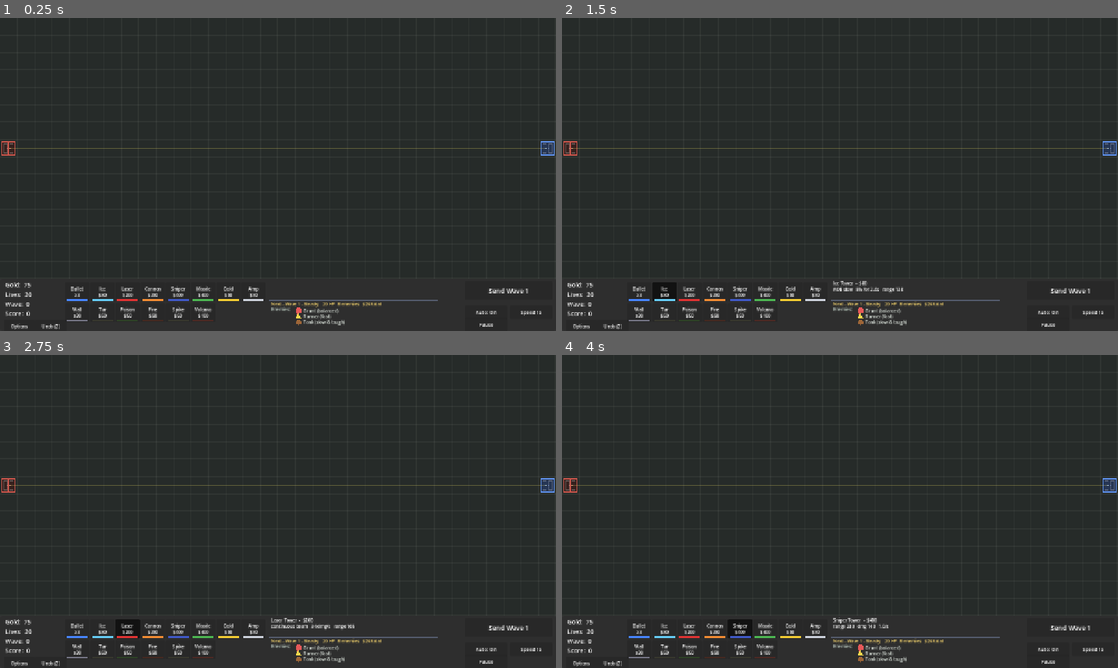
Above: before the commit, frames 1-4 (two rows, left to right).
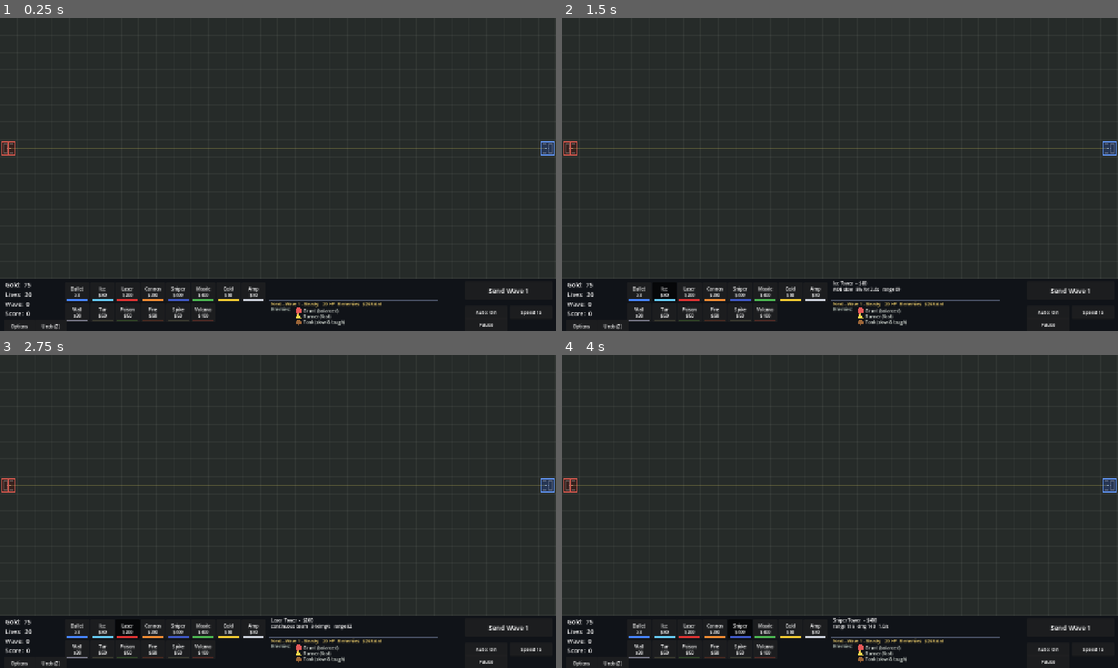
Above: after the commit, the same moments.

Repository: IronWolve/SimpleTowerDefense
Game: Godot game, scene res://scenes/main.tscn
The game is run twice, just before and just after one commit, with the same random seed, the same clock (stepped at 60 frames per second) and the same inputs.
Inputs:
- Up to frame 1 (0.25 s): no input
- Up to frame 2 (1.5 s): click "Bullet x3" at 0.5 s; click "Ice $80" at 1.25 s
- Up to frame 3 (2.75 s): click "Laser $200" at 2 s
- Up to frame 4 (4 s): click "Cannon $200" at 2.75 s; click "Sniper $400" at 3.5 s

The runs differ from the first frame. In frame 1, 9.8% of the frame differs, in the area x 0-100%, y 83-100%; in frame 2, 9.7%; in frame 3, 9.6%; in frame 4, 9.7%.

Commit message:
Rename to "Simple Tower Defense 2D" + backports from 3D + hygiene files
Rename
- "Simple Tower Defense" -> "Simple Tower Defense 2D" across hud.gd APP_NAME,
  project.godot config/name, export_presets product_name/file_description,
  README heading and RELEASES top blurb.

Hotkeys (matches 3D layout)
- Q upgrade once, W +10 levels, E +100 levels, Shift+E max (pour all gold)
- D deletes the piece under the cursor; F toggles mass-delete
- new level.upgrade_selected_n(n) and level.delete_hovered()
- mass-delete toast says "F / right-click" to match the new key
- HELP_TEXT keys legend refreshed

Speed cycle
- adds 500x step between 100x and 1000x

Gameplay backports
- Boss leak damage: beetles/spiders cost 5 lives, turtles 8 (was 1)
  (wave_manager.BOSS_LEAK + line in _spawn_boss; enemy.leak_damage already there)
- Visual shot throttle: VISUAL_SHOT_INTERVAL 0.22s caps visible projectiles per
  tower; extra shots between hit instantly (full damage). Keeps high fire rate
  from reading as a solid stream.
- Bullets take the tower's body color instead of the per-type bullet_color
  (the old palette overlapped: missile + cannon both orange, etc.)
- Range rebalance: base ranges halved (Bullet 150->75 etc.), range grows every
  2 levels (was every 1), RANGE_CAP lowered per type (Bullet/Ice 160,
  Cannon 180, Laser 200, Missile 220, Sniper 300).

HUD
- bar Panel gets a solid dark StyleBoxFlat so it reads against the v48 graphics
  (the default theme had gone too see-through)
- HELP_TEXT: Controls paragraph mentions Q/W/E/Shift+E; Towers section gains a
  line about range growth and per-type caps; Enemies & Waves notes the new
  boss leak costs.

Project hygiene
- LICENSE: MIT with a separately-fenced "friendly note" asking forks to drop
  me a line on GitHub. The note explicitly says it's not part of the license,
  so license-detection tools still see canonical MIT.
- README License section mirrors the same polite ask.
- CHECKLIST.md: living regression + parity checklist (gameplay numbers,
  controls, HUD, save/load, perf gates, cross-project parity table,
  build/release steps). Mirrored in tower_defense_3d/.
- TODO.md: blank scratchpad for ideas, balance-to-test, polish, known issues.

Not a release: APP_VERSION stays v48, no RELEASES entry, no tag.

Co-Authored-By: Claude Opus 4.7 (1M context) <noreply@anthropic.com>

Diff:
--- a/project.godot
+++ b/project.godot
@@ -5,7 +5,7 @@
 
 [application]
 
-config/name="Tower Defense"
+config/name="Simple Tower Defense 2D"
 config/features=PackedStringArray("4.6", "GL Compatibility")
 run/main_scene="res://scenes/main.tscn"
 
--- a/scripts/hud.gd
+++ b/scripts/hud.gd
@@ -4,18 +4,18 @@
 ## Placed pieces use a floating popup for upgrade/sell.
 
 const BAR_Y := 600.0
-const APP_NAME := "Simple Tower Defense"
+const APP_NAME := "Simple Tower Defense 2D"
 const APP_VERSION := "v48"
 const BUY_TYPES := ["tower", "ice", "laser", "cannon", "sniper", "missile",
 	"gold", "amplifier",
 	"wall", "tar_trap", "poison_trap", "fire_trap", "spike_trap", "volcano_trap"]
-const SPEEDS := [0.25, 0.5, 1.0, 2.0, 4.0, 8.0, 10.0, 16.0, 20.0, 50.0, 100.0, 1000.0]
+const SPEEDS := [0.25, 0.5, 1.0, 2.0, 4.0, 8.0, 10.0, 16.0, 20.0, 50.0, 100.0, 500.0, 1000.0]
 const _H := "[font_size=17][color=#99a3d1][b]"
 const _HE := "[/b][/color][/font_size]\n"
 const HELP_TEXT := _H + "Controls" + _HE + \
-"""Mouse wheel zooms; hold middle button and drag to pan whe …(245 unchanged characters)… evels at once (stops when gold runs out); select a tower/trap and press Q to pour all your remaining gold into maxing it  …(82 unchanged characters)…
-
-[b]Keys:[/b] [color=#f2d26b][b]Space[/b][/color] pauses, [co …(143 unchanged characters)…  waves, [color=#f2d26b][b]Q[/b][/color] maxes out the selected tower, [color=#f2d26b][b]D[/b][/color] toggles mass-delete (left-d …(227 unchanged characters)…
+"""Mouse wheel zooms; hold middle button and drag to pan whe …(245 unchanged characters)… evels at once (stops when gold runs out). With a tower/trap selected: Q upgrades it once, W +10 levels, E +100, Shift+E pours all your remaining gold into maxing it  …(82 unchanged characters)…
+
+[b]Keys:[/b] [color=#f2d26b][b]Space[/b][/color] pauses, [co …(143 unchanged characters)…  waves, [color=#f2d26b][b]Q[/b][/color] upgrades the selected tower once, [color=#f2d26b][b]W[/b][/color] +10 levels, [color=#f2d26b][b]E[/b][/color] +100 levels, [color=#f2d26b][b]Shift+E[/b][/color] spends all gold maxing it, [color=#f2d26b][b]D[/b][/color] deletes the piece under the cursor, [color=#f2d26b][b]F[/b][/color] toggles mass-delete (left-d …(227 unchanged characters)…
 
 """ + _H + "Goal" + _HE + \
 """Build a maze of walls to route enemies toward your towers and defend. Enemies that reach the exit cost lives - the run ends at zero. The game is endless; survive as long as you can. Best wave / score is shown on the game-over screen.
@@ -24,13 +24,13 @@
 """Buy pieces from the bottom bar. Place a tower on a wall to replace it. Left-click a placed piece to upgrade, right-click to sell. Gold comes from kills. A wave won't start unless enemies have a path out.
 
 """ + _H + "Towers" + _HE + \
-"""Bullet and Sniper fire single shots; Cannon and Missile d …(110 unchanged characters)… ge is slowed on each pulse (no damage). Two support towers don't attack: Gold Mi …(289 unchanged characters)…
+"""Bullet and Sniper fire single shots; Cannon and Missile d …(110 unchanged characters)… ge is slowed on each pulse (no damage). Range starts modest and grows every 2 levels up to per-type caps (Bullet/Ice 160, Cannon 180, Laser 200, Missile 220, Sniper 300) - damage and fire rate keep scaling past that, so coverage matters early and DPS late. Two support towers don't attack: Gold Mi …(289 unchanged characters)…
 
 """ + _H + "Traps" + _HE + \
 """Tar slows, Spike damages on contact, Poison and Fire burn over time (Poison also makes enemies take extra damage from everything), Volcano erupts every second and damages every enemy in its area.
 
 """ + _H + "Enemies & Waves" + _HE + \
-"""Runners are fast and resist Poison; Tanks are slow, tough …(439 unchanged characters)… ave) that get tougher every boss level. Auto sends waves for you. With the 30s r …(87 unchanged characters)…
+"""Runners are fast and resist Poison; Tanks are slow, tough …(439 unchanged characters)… ave) that get tougher every boss level. Bosses leaking actually hurts: beetles and spiders cost 5 lives, turtles 8 (normal enemies still cost 1). Auto sends waves for you. With the 30s r …(87 unchanged characters)…
 
 """ + _H + "Modifiers (Options)" + _HE + \
 """Toggle in Options: Hard mode (no bonus lives, 40% less starting gold), Unlimited lives / money, No-cost walls, 30s r …(223 unchanged characters)…
@@ -158,10 +158,24 @@
 		KEY_Z:
 			_on_undo_pressed()
 		KEY_Q:
-			# Spend all gold maxing out the selected tower/trap.
+			# Upgrade the selected tower/trap once.
 			if level != null:
-				level.max_upgrade_selected()
+				level.upgrade_selected()
+		KEY_W:
+			# Upgrade the selected tower/trap up to 10 levels.
+			if level != null:
+				level.upgrade_selected_n(10)
+		KEY_E:
+			if level != null:
+				if event.shift_pressed:
+					level.max_upgrade_selected()  # Shift+E: pour all gold into it
+				else:
+					level.upgrade_selected_n(100)  # E: +100 levels
 		KEY_D:
+			# Delete the piece currently under the cursor (quick single delete).
+			if level != null:
+				level.delete_hovered()
+		KEY_F:
 			# Toggle mass-delete mode (left-drag removes pieces; Alt = line).
 			if level != null:
 				level.toggle_delete_mode()
@@ -304,6 +318,13 @@
 	var bar := Panel.new()
 	bar.position = Vector2(0, BAR_Y)
 	bar.size = Vector2(1280, 120)
+	# Solid dark backing so the bar reads as a separate UI strip against the
+	# newly brighter board graphics (the default Panel theme was too see-through).
+	var sb := StyleBoxFlat.new()
+	sb.bg_color = Color(0.06, 0.07, 0.09, 0.98)
+	sb.border_color = Color(0.32, 0.36, 0.46, 0.85)
+	sb.border_width_top = 1
+	bar.add_theme_stylebox_override("panel", sb)
 	add_child(bar)
 
 	_gold_label = _make_label(Vector2(12, 4), 14)
--- a/scripts/level.gd
+++ b/scripts/level.gd
@@ -159,8 +159,25 @@
 		if s.type == "gold" or s.type == "amplifier":  # gold-enhanced total may change
 			hud._update_wave_info()
 
+## Upgrade the selected tower/trap up to `n` times (bound to W=10, E=100 in the
+## HUD). Stops early at the level cap or when gold runs out.
+func upgrade_selected_n(n: int) -> void:
+	var s := _selected
+	if s == null or not is_instance_valid(s) or not (s is Tower or s is Trap):
+		if hud != null:
+			hud.show_toast("Select a tower or trap first", 2.0)
+		return
+	if not s.can_upgrade():
+		if hud != null:
+			hud.show_toast("%s is already maxed" % s.display_name(), 2.0)
+		return
+	var before := GameState.gold
+	_bulk_upgrade(s, n)
+	if hud != null and not GameState.unlimited_money and before == GameState.gold:
+		hud.show_toast("Not enough gold to upgrade", 2.0)
+
 ## Spend all available gold upgrading the currently-selected tower/trap (bound
-## to Q in the HUD). Stops at the piece's level cap or when gold runs out.
+## to Shift+E in the HUD). Stops at the piece's level cap or when gold runs out.
 func max_upgrade_selected() -> void:
 	var s := _selected
 	if s == null or not is_instance_valid(s) or not (s is Tower or s is Trap):
@@ -1267,7 +1284,18 @@
 	if hud != null:
 		hud.dismiss_popup()
 
-## Toggle mass-delete mode (bound to D). On entry, drop any selection so the
+## Delete the piece under the cursor (bound to D). If a tower/trap is selected,
+## removes that; otherwise removes whatever is in the hovered cell.
+func delete_hovered() -> void:
+	if _selected != null and is_instance_valid(_selected):
+		_remove_structure(_selected)
+		if hud != null:
+			hud.dismiss_popup()
+		return
+	if in_bounds(_hover_cell):
+		_remove_at(_hover_cell)
+
+## Toggle mass-delete mode (bound to F). On entry, drop any selection so the
 ## delete drag has the board to itself; toasts the new state.
 func toggle_delete_mode() -> void:
 	_delete_mode = not _delete_mode
@@ -1276,7 +1304,7 @@
 		hud.dismiss_popup()
 		_select_structure(null)
 	if hud != null:
-		hud.show_toast("Mass delete: ON  -  Alt+drag = line, D / right-click to exit"
+		hud.show_toast("Mass delete: ON  -  Alt+drag = line, F / right-click to exit"
 			if _delete_mode else "Mass delete: OFF", 2.5)
 	queue_redraw()
 
--- a/scripts/piece_data.gd
+++ b/scripts/piece_data.gd
@@ -14,42 +14,42 @@
 		"name": "Bullet Tower", "short": "Bullet", "category": "tower", "mode": "shot",
 		"cost": 40, "stock_key": "tower", "blocks": true,
 		"color": Color(0.28, 0.52, 1.0),
-		"range": 150.0, "fire_rate": 1.0, "damage": 13.0,
+		"range": 75.0, "fire_rate": 1.0, "damage": 13.0,
 		"bullet_color": Color(0.45, 0.68, 1.0), "slow": 0.0, "slow_time": 0.0, "aoe_radius": 0.0,
 	},
 	"laser": {
 		"name": "Laser Tower", "short": "Laser", "category": "tower", "mode": "beam",
 		"cost": 200, "stock_key": "", "blocks": true,
 		"color": Color(0.88, 0.20, 0.20),
-		"range": 165.0, "fire_rate": 1.0, "damage": 34.0,
+		"range": 82.5, "fire_rate": 1.0, "damage": 34.0,
 		"bullet_color": Color(1.0, 0.45, 0.40), "slow": 0.0, "slow_time": 0.0, "aoe_radius": 0.0,
 	},
 	"ice": {
 		"name": "Ice Tower", "short": "Ice", "category": "tower", "mode": "slow",
 		"cost": 80, "stock_key": "", "blocks": true,
 		"color": Color(0.40, 0.80, 0.96),
-		"range": 138.0, "fire_rate": 0.6, "damage": 6.0,
+		"range": 69.0, "fire_rate": 0.6, "damage": 6.0,
 		"bullet_color": Color(0.72, 0.95, 1.0), "slow": 0.05, "slow_time": 2.6, "aoe_radius": 0.0,
 	},
 	"cannon": {
 		"name": "Cannon Tower", "short": "Cannon", "category": "tower", "mode": "shot",
 		"cost": 200, "stock_key": "", "blocks": true,
 		"color": Color(0.95, 0.55, 0.20),
-		"range": 145.0, "fire_rate": 0.75, "damage": 24.0,
+		"range": 72.5, "fire_rate": 0.75, "damage": 24.0,
 		"bullet_color": Color(1.0, 0.72, 0.32), "slow": 0.0, "slow_time": 0.0, "aoe_radius": 56.0,
 	},
 	"sniper": {
 		"name": "Sniper Tower", "short": "Sniper", "category": "tower", "mode": "shot",
 		"cost": 400, "stock_key": "", "blocks": true,
 		"color": Color(0.25, 0.35, 0.78),
-		"range": 230.0, "fire_rate": 1.0, "damage": 140.0,
+		"range": 115.0, "fire_rate": 1.0, "damage": 140.0,
 		"bullet_color": Color(0.65, 0.80, 1.0), "slow": 0.0, "slow_time": 0.0, "aoe_radius": 0.0,
 	},
 	"missile": {
 		"name": "Missile Tower", "short": "Missile", "category": "tower", "mode": "shot",
 		"cost": 400, "stock_key": "", "blocks": true,
 		"color": Color(0.30, 0.72, 0.32),
-		"range": 205.0, "fire_rate": 1.0, "damage": 52.0,
+		"range": 102.5, "fire_rate": 1.0, "damage": 52.0,
 		"bullet_color": Color(1.0, 0.62, 0.30), "slow": 0.0, "slow_time": 0.0, "aoe_radius": 82.0,
 	},
 	"gold": {
@@ -119,8 +119,8 @@
 ## can't blanket the whole map. Range and AOE stop growing here; damage, fire
 ## rate and effects keep scaling. Reached at modest levels (L13-26).
 const RANGE_CAP := {
-	"tower": 360.0, "cannon": 320.0, "ice": 320.0,
-	"laser": 360.0, "missile": 440.0, "sniper": 600.0,
+	"tower": 160.0, "cannon": 180.0, "ice": 160.0,
+	"laser": 200.0, "missile": 220.0, "sniper": 300.0,
 }
 ## Splash radius ceilings (also clamps the Amplifier's AOE boost).
 const AOE_CAP := {
@@ -157,11 +157,11 @@
 	if type == "cannon":
 		dmg_mult *= 1.05 * 1.05
 	d["damage"] = d["damage"] * pow(1.0 + dmg_step * n, dmg_exp) * dmg_mult
-	# Range bonus per level reduced 25% (was +20, now +15). Only pieces that
-	# actually have a range grow - support towers (Gold/Amp, base range 0) stay
-	# at 0 so they never sprout a meaningless range circle.
+	# Range grows +15, but only every 2 levels now (n / 2 is integer division),
+	# so it climbs half as fast. Support towers (Gold/Amp, base range 0) stay at
+	# 0 so they never sprout a meaningless range circle.
 	if d["range"] > 0.0:
-		d["range"] = d["range"] + 15.0 * n
+		d["range"] = d["range"] + 15.0 * (n / 2)
 		if RANGE_CAP.has(type):
 			d["range"] = minf(RANGE_CAP[type], d["range"])
 	# Fire rate: per-tower rules.
--- a/scripts/tower.gd
+++ b/scripts/tower.gd
@@ -7,6 +7,12 @@
 const BULLET_STYLE := {"cannon": "ball", "missile": "missile"}
 ## Shared visual style: opaque near-black outline used across every piece.
 const OUTLINE := Color(0.04, 0.04, 0.05)
+
+## Minimum seconds between *visible* projectiles. A fast tower still does full
+## damage every shot, but only spawns a flying bullet this often; the extra
+## shots in between hit instantly. Keeps rapid fire from looking like a solid
+## laser stream while still reading as "this tower is shooting".
+const VISUAL_SHOT_INTERVAL := 0.22
 
 var mode := "shot"
 var range_radius := 150.0
@@ -19,6 +25,7 @@
 var aoe_radius := 0.0
 
 var _cooldown := 0.0
+var _visual_cd := 0.0  # counts down to the next visible projectile (see VISUAL_SHOT_INTERVAL)
 var _beam_targets: Array = []
 
 func _apply_stats() -> void:
@@ -87,6 +94,8 @@
 		_process_slow(delta)
 		return
 	_cooldown -= delta
+	if _visual_cd > 0.0:
+		_visual_cd -= delta
 	# Fire repeatedly if elapsed time allows, so high game speeds keep up.
 	var shots := 0
 	while _cooldown <= 0.0 and shots < 12:
@@ -94,7 +103,12 @@
 		if target == null:
 			_cooldown = 0.0
 			break
-		_fire(target)
+		# Only spawn a visible projectile every so often; faster shots hit
+		# instantly so a high fire rate doesn't read as a solid laser beam.
+		var show := _visual_cd <= 0.0
+		if show:
+			_visual_cd += VISUAL_SHOT_INTERVAL
+		_fire(target, show)
 		_cooldown += 1.0 / fire_rate
 		shots += 1
 
@@ -200,14 +214,17 @@
 			best = e
 	return best
 
-func _fire(target: Enemy) -> void:
-	# At high game speed, skip the flying projectile and apply damage instantly.
-	if GameState.reduced_gfx():
+func _fire(target: Enemy, show: bool = true) -> void:
+	# At high game speed, or when throttling the visible projectile rate, skip the
+	# flying bullet and apply damage instantly (same on-hit behaviour).
+	if not show or GameState.reduced_gfx():
 		_direct_hit(target)
 		return
 	var b := Bullet.new()
 	b.position = position
-	b.setup(target, _boosted_damage(), bullet_color, slow, slow_time, _boosted_aoe())
+	# Shots take the tower's BODY colour so each tower's ammo matches it (the old
+	# per-type bullet_colors overlapped - missile/cannon both orange, etc.).
+	b.setup(target, _boosted_damage(), color, slow, slow_time, _boosted_aoe())
 	b.retarget = type == "missile"
 	b.style = BULLET_STYLE.get(type, "bullet")
 	b.level_ref = level_ref
--- a/scripts/wave_manager.gd
+++ b/scripts/wave_manager.gd
@@ -357,6 +357,10 @@
 const BEETLE_COLOR := Color(0.30, 0.45, 0.95)
 const TURTLE_COLOR := Color(0.23, 0.62, 0.36)
 
+## Lives a boss drains if it reaches the base. Bosses leaking actually hurts now
+## (normal enemies still cost 1), and the slow tanky turtle costs the most.
+const BOSS_LEAK := {"beetle": 5, "spider": 5, "turtle": 8}
+
 func _spawn_boss(bdef: Dictionary, kind: String) -> void:
 	var e := Enemy.new()
 	level.enemies.add_child(e)
@@ -364,6 +368,7 @@
 	e.boss_kind = kind
 	var col: Color = BEETLE_COLOR if kind == "beetle" else bdef["color"]
 	e.setup(level, bdef["hp"], bdef["spd"], bdef["reward"], col, bdef["radius"])
+	e.leak_damage = BOSS_LEAK.get(kind, 1)
 
 ## Weighted pick over [grunt, runner, tank] for the given style weights.
 func _pick_type(weights: Array) -> int:
Not shown, changed: export_presets.cfg
Not shown, added: CHECKLIST.md
Not shown, added: LICENSE
Not shown, changed: README.md
Not shown, changed: RELEASES.md
Not shown, added: TODO.md
